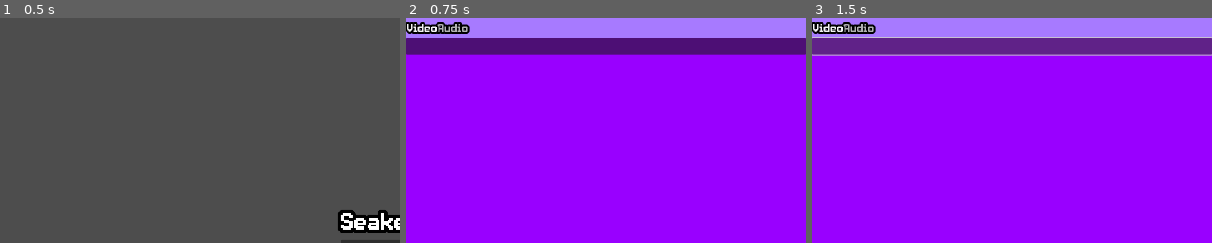
Above: before the commit, frames 1-3 (left to right).
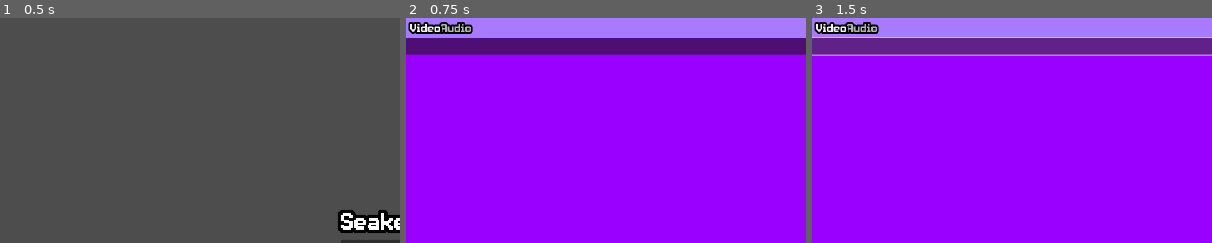
Above: after the commit, the same moments.

Repository: Snabes06/seakeeper
Game: Godot game, scene res://Scenes/StartMenu.tscn
Two runs of this game, one before a commit and one after it. Both use one fixed random seed, a clock stepped at 60 frames per second and the inputs below.
Inputs (mouse positions are % of the whole screen's width and height, from its top left):
- Up to frame 1 (0.5 s): no input
- Up to frame 2 (0.75 s): click "Settings" at 0.5 s
- Up to frame 3 (1.5 s): click (25, 6) at 1.25 s
The pictures show only the part of the screen within x 0-50%, y 0-50%; the shares and areas given below are measured in that part.

Frame 1 is identical in both runs. In frame 2, 0.5% of the frame differs, in the area x 0-17%, y 1-8%; in frame 3, 0.5%.

Commit message:
Release 0.02
+ Tweaked shop gui
+ Exported newest version to html
+ Made it so you can leave the settings_menu

Diff:
--- a/Scenes/SettingsMenu.tscn
+++ b/Scenes/SettingsMenu.tscn
@@ -1,6 +1,7 @@
-[gd_scene load_steps=8 format=3 uid="uid://bvh78pbj2v4n4"]
+[gd_scene load_steps=9 format=3 uid="uid://bvh78pbj2v4n4"]
 
 [ext_resource type="FontFile" uid="uid://doy0vj2q67a4" path="res://Resources/retro-pixel-thick.otf" id="1_8uw7q"]
+[ext_resource type="Script" uid="uid://dun70661ay1ya" path="res://Scenes/settings_menu.gd" id="1_bxjf0"]
 
 [sub_resource type="StyleBoxEmpty" id="StyleBoxEmpty_8uw7q"]
 
@@ -24,6 +25,7 @@
 anchor_bottom = 1.0
 grow_horizontal = 2
 grow_vertical = 2
+script = ExtResource("1_bxjf0")
 
 [node name="Tabs" type="TabContainer" parent="."]
 layout_mode = 1
@@ -33,7 +35,7 @@
 grow_horizontal = 2
 grow_vertical = 2
 theme_override_constants/outline_size = 16
-theme_override_constants/side_margin = 2
+theme_override_constants/side_margin = 10
 theme_override_fonts/font = ExtResource("1_8uw7q")
 theme_override_font_sizes/font_size = 32
 theme_override_styles/tab_focus = SubResource("StyleBoxEmpty_8uw7q")
--- a/Scenes/hud.tscn
+++ b/Scenes/hud.tscn
@@ -110,14 +110,15 @@
 
 [node name="Shop" type="Panel" parent="."]
 process_mode = 3
-anchors_preset = 8
-anchor_left = 0.5
-anchor_top = 0.5
-anchor_right = 0.5
-anchor_bottom = 0.5
-offset_left = -600.0
+visible = false
+anchors_preset = 8
+anchor_left = 0.5
+anchor_top = 0.5
+anchor_right = 0.5
+anchor_bottom = 0.5
+offset_left = -800.0
 offset_top = -200.0
-offset_right = 600.0
+offset_right = 800.0
 offset_bottom = 200.0
 grow_horizontal = 2
 grow_vertical = 2
--- /dev/null
+++ b/Scenes/settings_menu.gd
@@ -0,0 +1,5 @@
+extends Control
+
+func _process(delta: float) -> void:
+	if Input.is_action_just_pressed("escape"):
+		get_tree().change_scene_to_file("res://Scenes/StartMenu.tscn")
--- a/Scripts/player.gd
+++ b/Scripts/player.gd
@@ -28,7 +28,7 @@
 @onready var animation = $Sprite2D
 
 #
-func _physics_process(delta: float) -> void:
+func _process(delta: float) -> void:
 	_inputs()
 	_dash(delta)
 	_animation_handler()
Not shown, added: Scenes/settings_menu.gd.uid
Not shown, changed: docs/index.html
Not shown, changed: docs/index.pck
